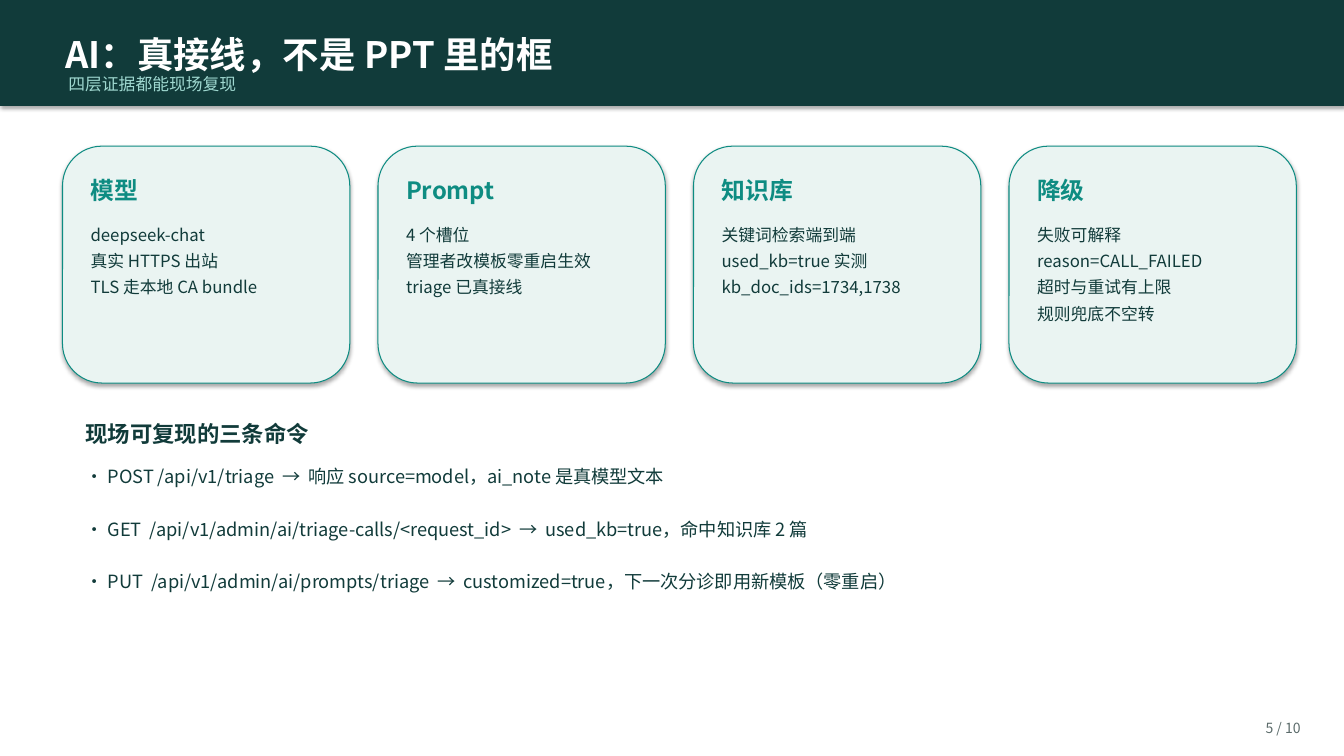
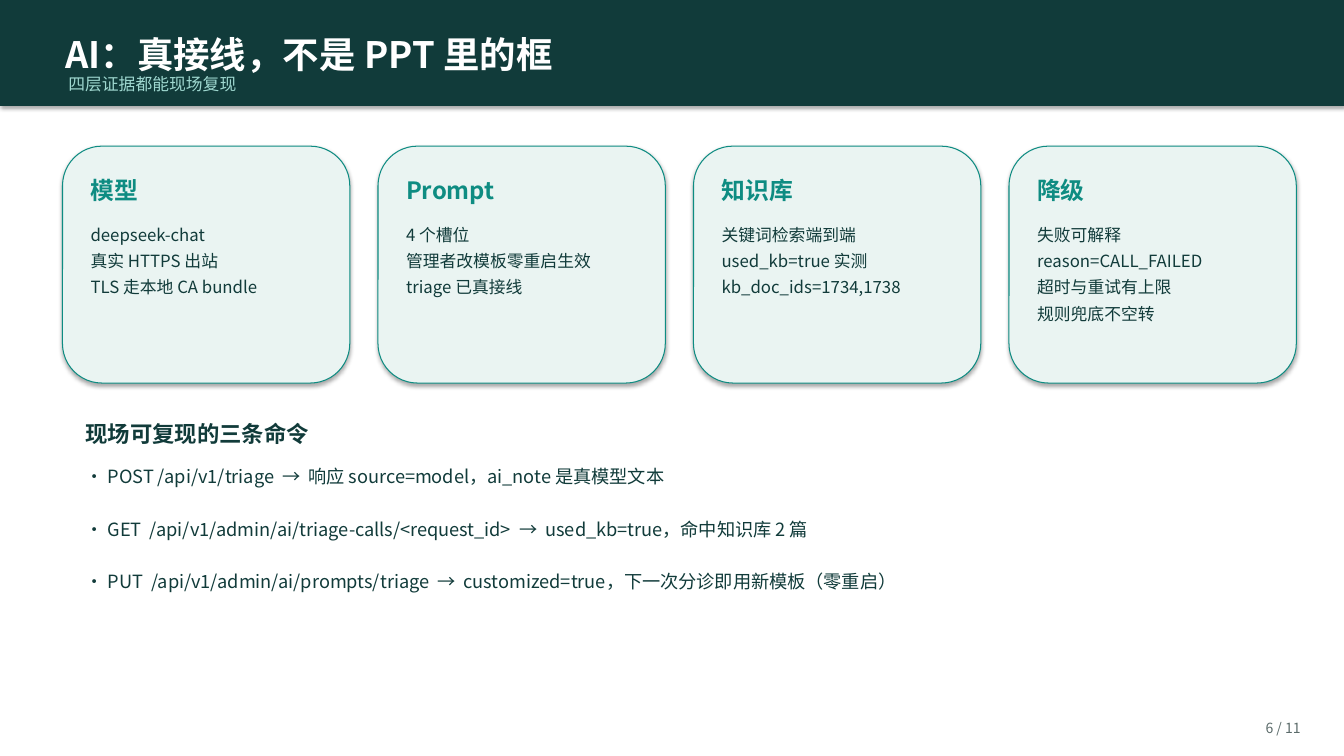
Before and after one commit to XueDric/smart_hospital, a slide deck: slide 6 of docs/答辩演示-2026-10-21.pptx (slide 5 before the commit). Drawn at 1344x756 pixels with LibreOffice and Linux fonts; fonts in the diff are those of the drawing. Boxes give left, top, right and bottom in pixels: in the first picture for what was removed or moved away, otherwise in the second. Text is boxed around its words. In the diff, an @@ line names an element or a change of style, - is before the commit and + after.

```diff
--- a/docs/答辩演示-2026-10-21.pptx
+++ b/docs/答辩演示-2026-10-21.pptx
@@ text at bbox=[1266, 722, 1301, 733]: text changed @@
-5 / 10
+6 / 11
```
Also in this commit, not shown: 8 other slides changed, 1 slide added, 4 other files.
